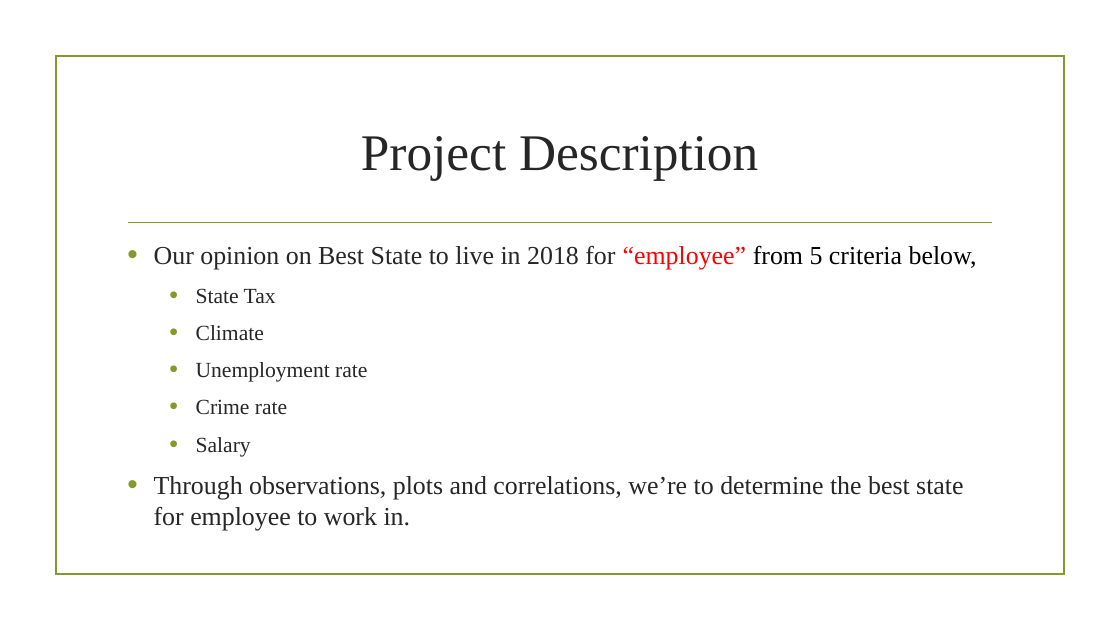
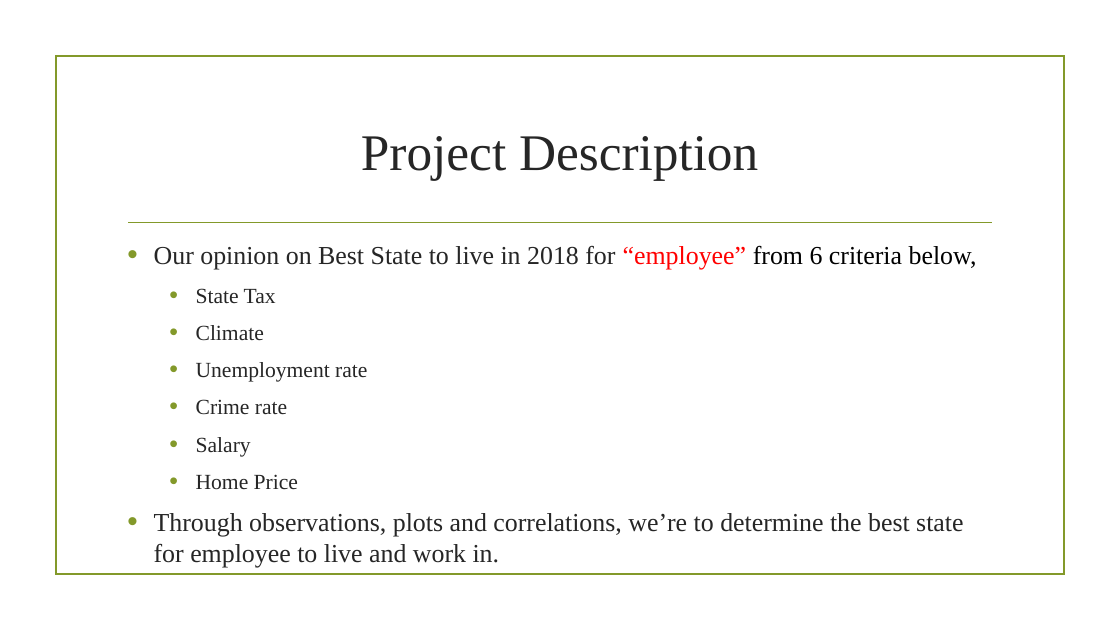
Before and after one commit to prakashbalasubramaniam/The_Incredible_Quad, a slide deck: slide 3 of Working_Presentation.pptx (slide 5 before the commit). Drawn at 1120x630 pixels with LibreOffice and Linux fonts; fonts in the diff are those of the drawing; background and template pictures are left out. Boxes give left, top, right and bottom in pixels: in the first picture for what was removed or moved away, otherwise in the second. Text is boxed around its words. In the diff, an @@ line names an element or a change of style, - is before the commit and + after.

```diff
--- a/Working_Presentation.pptx
+++ b/Working_Presentation.pptx
@@ text at <box>154,245,977,270</box>: text changed @@
-• Our opinion on Best State to live in 2018 for “employee” from 5 criteria below,
+• Our opinion on Best State to live in 2018 for “employee” from 6 criteria below,
@@ text at <box>154,474,963,568</box>: text changed @@
-• Through observations, plots and correlations, we’re to determine the best state for employee to work in.
+  • Home Price
+• Through observations, plots and correlations, we’re to determine the best state for employee to live and work in.
```
Also in this commit, not shown: 7 other slides changed, 9 slides added, 1 slide removed, 2 other files.
